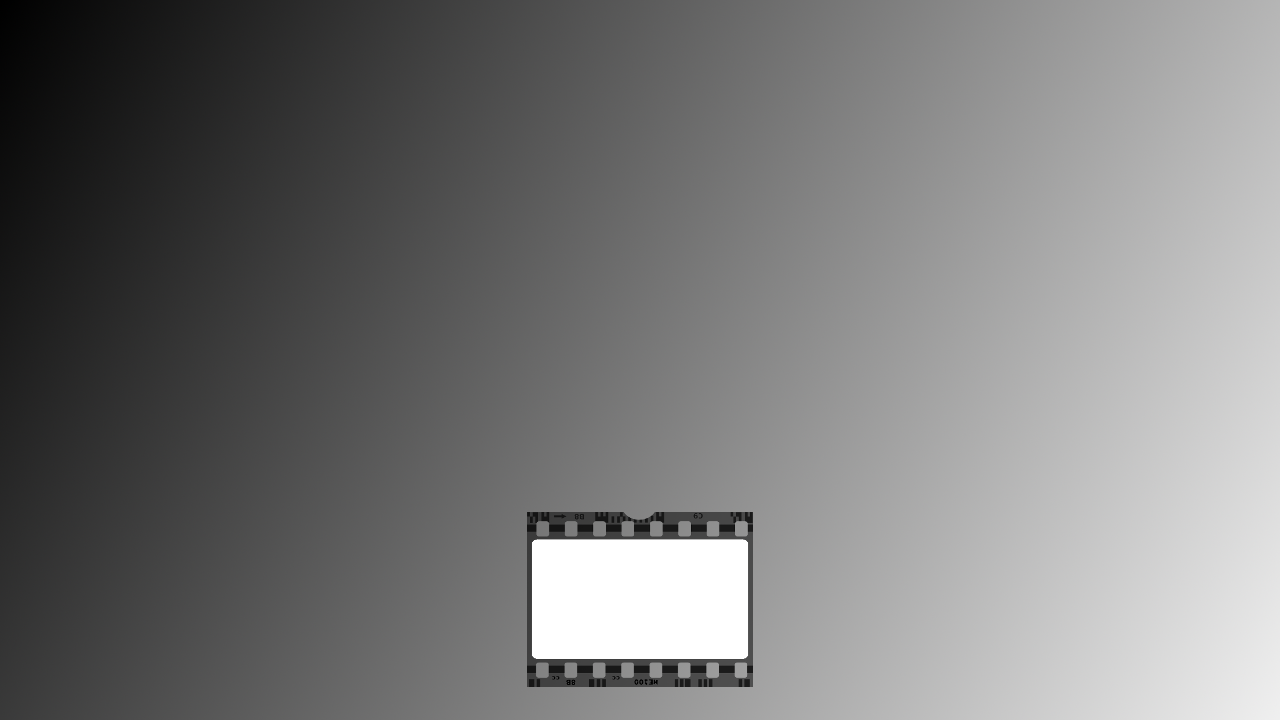
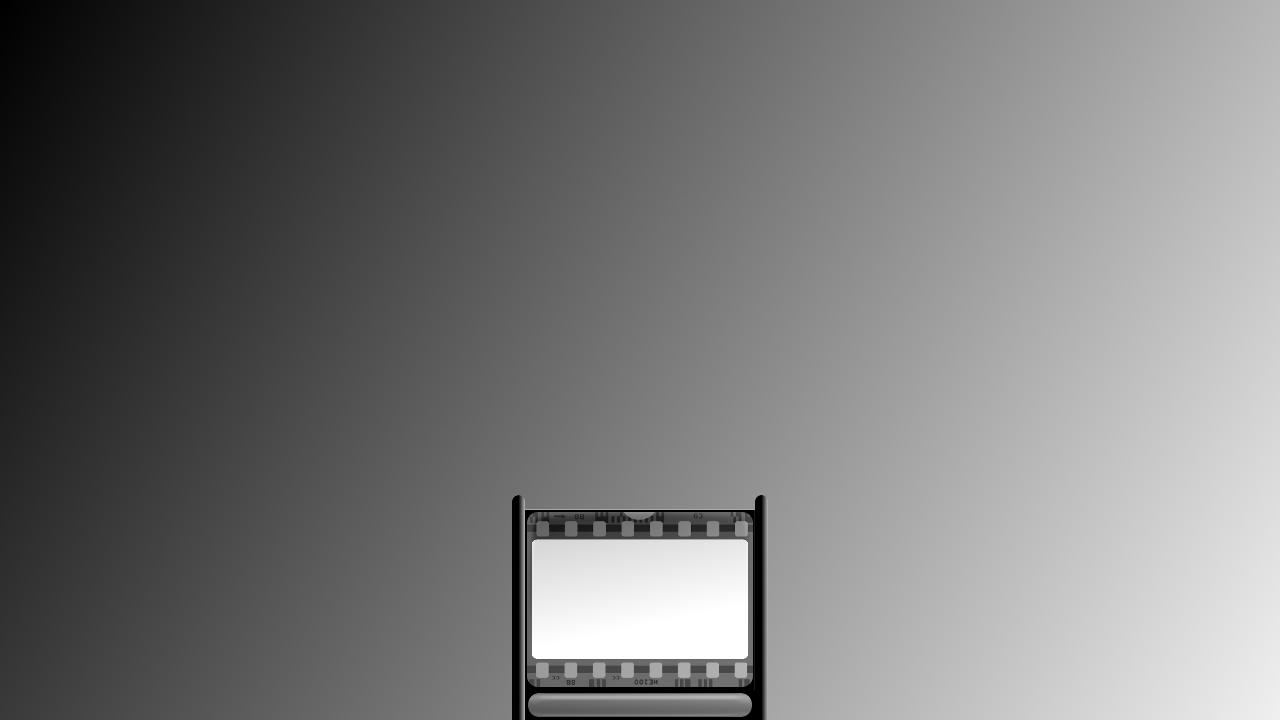
Before/after of a 1280×720 layered artwork. What changed in the layer stack:
added layer "New Layer" above "Clipboard#3" over (x1=512, y1=495, x2=768, y2=720)
added layer "Clipboard#3" above "Clipboard#2" over (x1=524, y1=693, x2=753, y2=717)
added layer "Clipboard#2" above "Clipboard" over (x1=525, y1=510, x2=755, y2=690)
